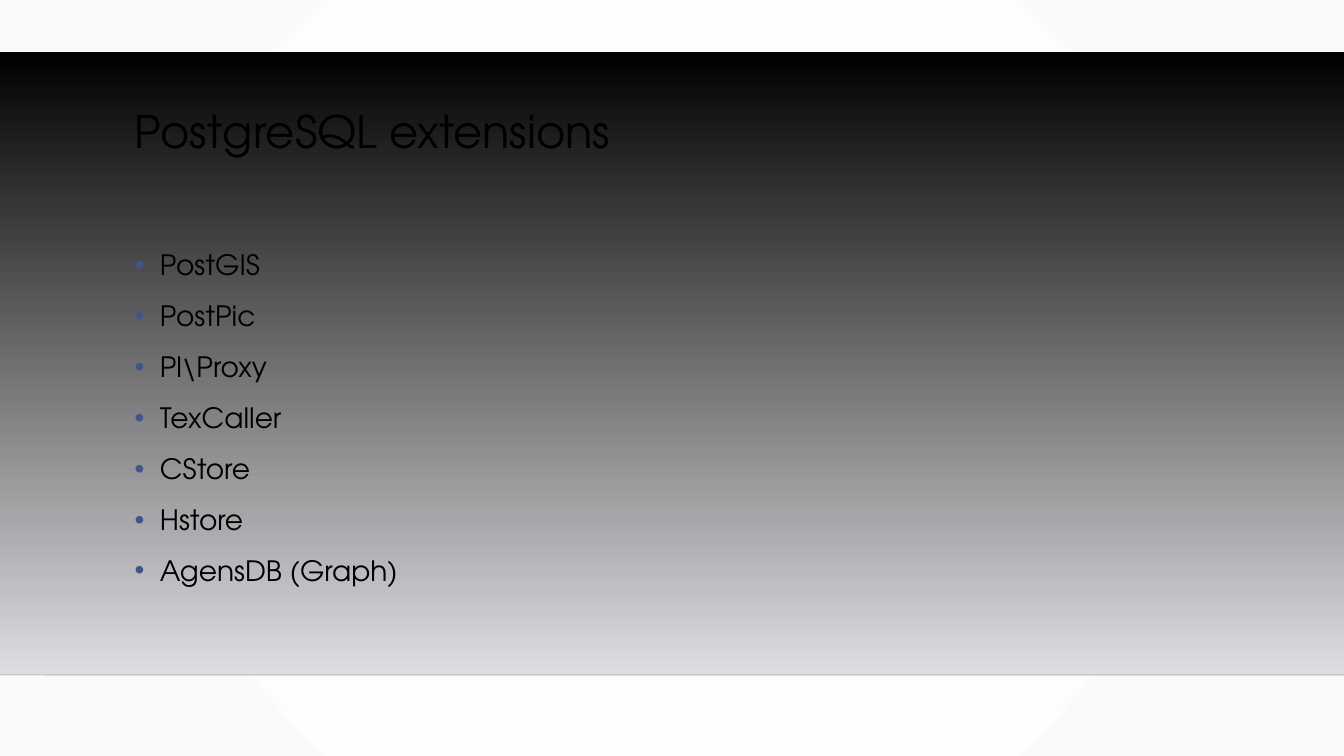
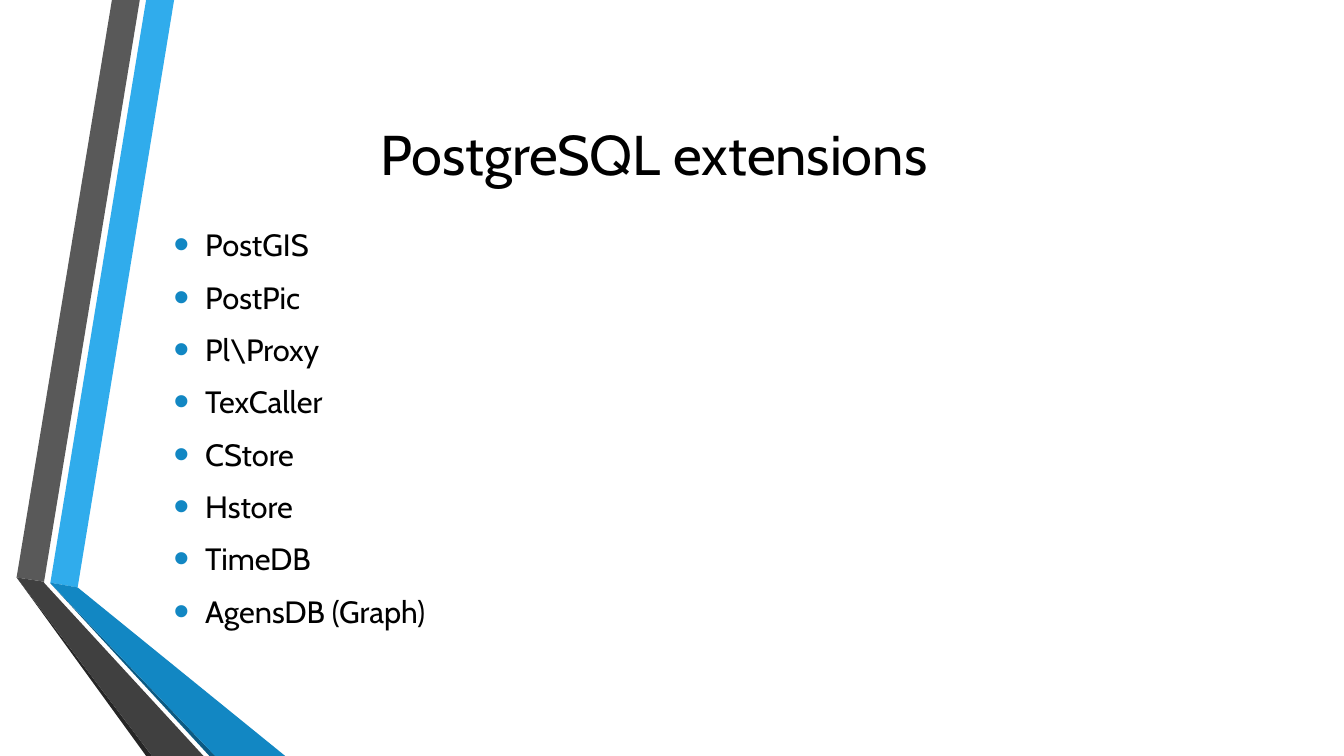
Before and after one commit to TomG007/gis5577, a slide deck: slide 9 of why_postgresql.odp. Drawn at 1344x756 pixels with LibreOffice and Linux fonts; fonts in the diff are those of the drawing; background and template pictures are left out. Boxes give left, top, right and bottom in pixels: in the first picture for what was removed or moved away, otherwise in the second. Text is boxed around its words. In the diff, an @@ line names an element or a change of style, - is before the commit and + after.

```diff
--- a/why_postgresql.odp
+++ b/why_postgresql.odp
@@ background gradient #FFFFFF to #FAFAFA to picture (left out) @@
@@ freeform shape removed at [0, 51, 1344, 675] @@
@@ title "PostgreSQL extensions" at [380, 135, 928, 187]: size 32 to 40 pt, font TeX Gyre Adventor to Cabin; alignment left to centre; line spacing 0.9 to 1; vertical alignment top to middle @@
@@ text "PostGIS": place and size @@
-text "PostGIS" at [160, 254, 398, 587]
+text "PostGIS" at [205, 234, 425, 629]
@@ text "PostGIS" at [205, 234, 425, 629]: vertical alignment top to middle @@
@@ text at [205, 234, 425, 629]: size 20 to 22 pt, font TeX Gyre Adventor to Cabin; indent changed; line spacing 1.1 to 1; more space between paragraphs; bullet colour #415588 to #1287C3 @@
@@ text at [205, 548, 311, 571]: paragraph added @@
+• TimeDB
@@ group added at [16, 0, 285, 756]: 6 freeform shapes @@
@@ line removed from (0, 675) to (1344, 675) @@
```
Also in this commit, not shown: 25 other slides changed, 3 other files.
